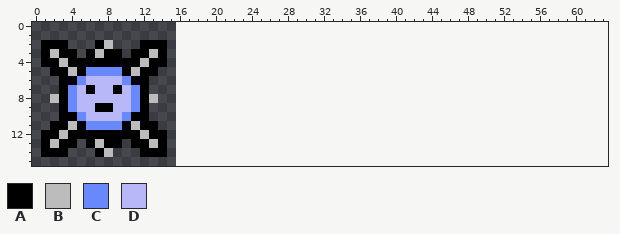
Edited in one commit: pixel-art sprite (assets/enemy/en_spike_sphere_normal.png). Above, as it was before the edit.
The file is 16x16 pixels. The old version is drawn lined up with the new one, on the new canvas.
Palette (. is transparent): A #000000  B #bcbcbc  C #6888fc  D #b8b8f8
Pixels before, first column x 1:
 2 AAA...AB...AAA
 3 ABAA.ABAA.AABA
 4 AABAAAAAAAABAA
 5 .AABACCCCABAA.
 6 ..AACDDDDCAA..
 7 ..ACDADDADCA..
 8 .BACDDDDDDCAB.
 9 ..ACDDAADDCA..
10 ..AACDDDDCAA..
11 .AABACCCCABAA.
12 AABAAAAAAAABAA
13 ABAA.ABAA.AABA
14 AAA...AB...AAA
The result:
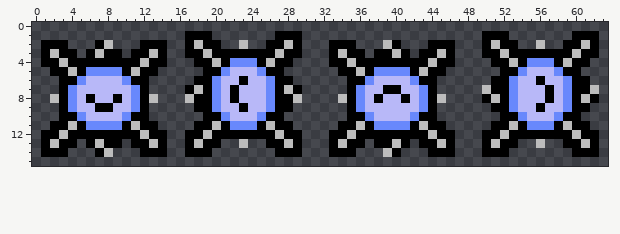
Difference:
canvas 16x16 -> 64x16
The author put colour A in row 1 at x 17 to 19, 27 to 29, 50 to 52 and 60 to 62; in row 2 at x 17, 19 to 20, 26 to 27, 29, 33 to 35, 40, 44 to 46, 50, 52 to 53, 59 to 60 and 62; in row 3 at x 17 to 18, 20 to 26, 28 to 29, 33, 35 to 36, 38 to 39, 41, 43 to 44, 46, 50 to 51, 53 to 59 and 61 to 62; in row 4 at x 18 to 19, 21, 25, 27 to 28, 33 to 34, 36 to 43, 45 to 46, 51 to 52, 54, 58 and 60 to 61; in row 5 at x 19 to 20, 26 to 27, 34 to 35, 37, 42, 44 to 45, 52 to 53 and 59 to 60; in row 6 at x 18 to 19, 23, 27 to 28, 35 to 36, 43 to 44, 51 to 52, 56 and 60 to 61.
The author put colour A in row 7 at x 17, 19, 22, 27, 29, 35, 39 to 40, 44, 51 to 52, 57 and 60 to 61; in row 8 at x 18 to 19, 22, 27 to 28, 35, 38, 41, 44, 50, 52, 57, 60 and 62; in row 9 at x 18 to 19, 23, 27 to 28, 35, 44, 51 to 52, 56 and 60 to 61; in row 10 at x 19 to 20, 26 to 27, 35 to 36, 43 to 44, 52 to 53 and 59 to 60; in row 11 at x 18 to 19, 21, 25, 27 to 28, 34 to 35, 37, 42, 44 to 45, 51 to 52, 54, 58 and 60 to 61; in row 12 at x 17 to 18, 20 to 26, 28 to 29, 33 to 34, 36 to 43, 45 to 46, 50 to 51, 53 to 59 and 61 to 62.
The author put colour A in row 13 at x 17, 19 to 20, 26 to 27, 29, 33, 35 to 36, 38 to 39, 41, 43 to 44, 46, 50, 52 to 53, 59 to 60 and 62; in row 14 at x 17 to 19, 27 to 29, 33 to 35, 40, 44 to 46, 50 to 52 and 60 to 62.
Colour D becomes colour A in row 8 at x 6 and 9.
The author put colour B in row 2 at x 18, 23, 28, 39, 51, 56 and 61; in row 3 at x 19, 27, 34, 40, 45, 52 and 60; in row 4 at x 20, 26, 35, 44, 53 and 59; in row 5 at x 36 and 43; in row 7 at x 18, 28, 50 and 62; in row 8 at x 17, 29, 34, 45, 51 and 61.
The author put colour B in row 11 at x 20, 26, 36, 43, 53 and 59; in row 12 at x 19, 27, 35, 44, 52 and 60; in row 13 at x 18, 23, 28, 34, 40, 45, 51, 56 and 61; in row 14 at x 39.
The author put colour C in row 4 at x 22 to 24 and 55 to 57; in row 5 at x 21, 25, 38 to 41, 54 and 58; in row 6 at x 20, 26, 37, 42, 53 and 59; in rows 7 to 9 at x 20, 26, 36, 43, 53 and 59; in row 10 at x 21, 25, 37, 42, 54 and 58; in row 11 at x 22 to 24, 38 to 41 and 55 to 57.
The author put colour D in row 5 at x 22 to 24 and 55 to 57; in row 6 at x 21 to 22, 24 to 25, 38 to 41, 54 to 55 and 57 to 58; in row 7 at x 21, 23 to 25, 37 to 38, 41 to 42, 54 to 56 and 58; in row 8 at x 21, 23 to 25, 37, 39 to 40, 42, 54 to 56 and 58; in row 9 at x 21 to 22, 24 to 25, 37 to 42, 54 to 55 and 57 to 58; in row 10 at x 22 to 24, 38 to 41 and 55 to 57.
Colour A becomes colour D in row 7 at x 6 and 9.
Boxes around the changes in both pictures, in picture pixels (x1, y1, x2, y2):
added: (185, 31, 302, 157)
added: (329, 31, 599, 157)
changed: (86, 85, 122, 103)
